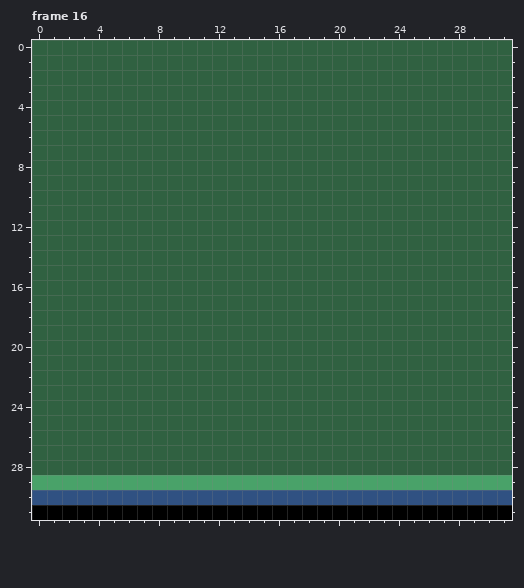
A pixel-art file gets an edit: Assets/Resources/Textures/Tiles/MetalBaseTiles.ase. The first picture shows the starting point.
32x32 pixels, 19 frames. Shown: frame 16. The commit also changed other frames, which this record leaves out.
After the commit:
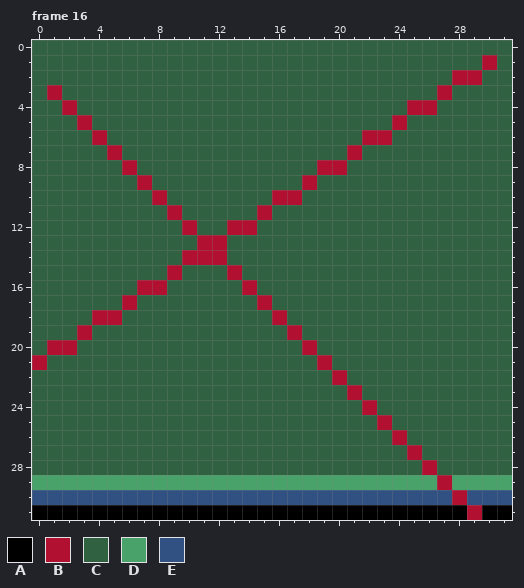
Palette (. is transparent): A #000000  B #b21030  C #306141  D #49a269  E #305182
Edits made:
Frame 16:
The author changed colour A to colour B in row 31 at x 29.
The author changed colour C to colour B in row 1 at x 30; in row 2 at x 28 to 29; in row 3 at x 1 and 27; in row 4 at x 2 and 25 to 26; in row 5 at x 3 and 24; in row 6 at x 4 and 22 to 23.
The author changed colour C to colour B in row 7 at x 5 and 21; in row 8 at x 6 and 19 to 20; in row 9 at x 7 and 18; in row 10 at x 8 and 16 to 17; in row 11 at x 9 and 15; in row 12 at x 10 and 13 to 14.
The author changed colour C to colour B in row 13 at x 11 to 12; in row 14 at x 10 to 12; in row 15 at x 9 and 13; in row 16 at x 7 to 8 and 14; in row 17 at x 6 and 15; in row 18 at x 4 to 5 and 16.
The author changed colour C to colour B in row 19 at x 3 and 17; in row 20 at x 1 to 2 and 18; in row 21 at x 0 and 19; in row 22 at x 20; in row 23 at x 21; in row 24 at x 22.
The author changed colour C to colour B in row 25 at x 23; in row 26 at x 24; in row 27 at x 25; in row 28 at x 26.
The author changed colour D to colour B in row 29 at x 27.
The author changed colour E to colour B in row 30 at x 28.
Changed places in both pictures, as pixel boxes (x1, y1, x2, y2):
changed: (32, 55, 497, 520)
